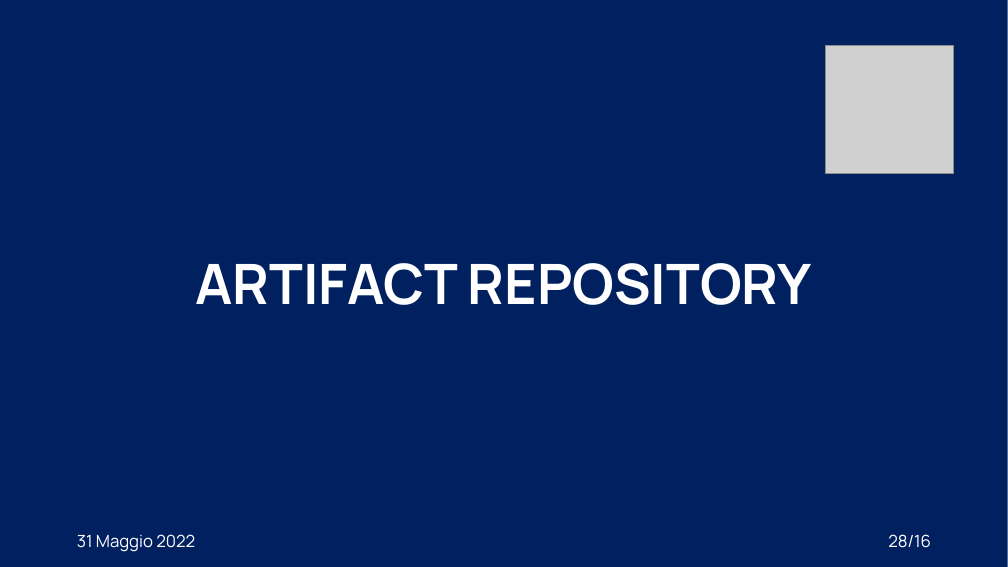
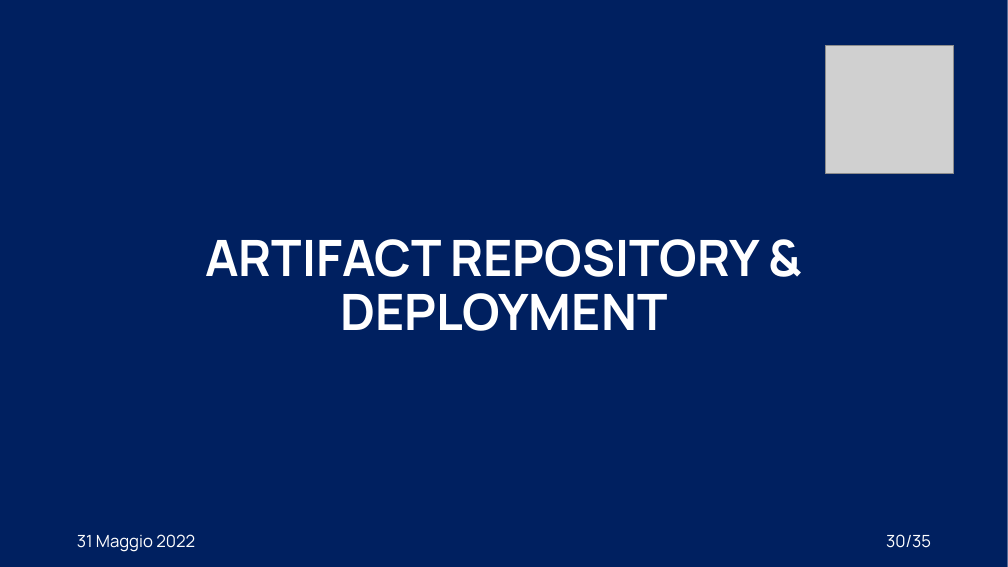
Before and after one commit to XidaZ3/MTSSAssignment3, a slide deck: slide 30 of MTSSAssignment3.pptx (slide 28 before the commit). Drawn at 1008x567 pixels with LibreOffice and Linux fonts; fonts in the diff are those of the drawing; grey boxes stand for pictures. Boxes give left, top, right and bottom in pixels: in the first picture for what was removed or moved away, otherwise in the second. Text is boxed around its words. In the diff, an @@ line names an element or a change of style, - is before the commit and + after.

```diff
--- a/MTSSAssignment3.pptx
+++ b/MTSSAssignment3.pptx
@@ title at (205,239,761,331): text changed; size 53 to 47.7 pt @@
-ARTIFACT REPOSITORY
+ARTIFACT REPOSITORY &
+DEPLOYMENT
@@ page number at (886,534,931,548): text changed @@
-28/16
+30/35
```
Also in this commit, not shown: 19 other slides changed, 2 slides added, 2 slides removed, 2 other files.
